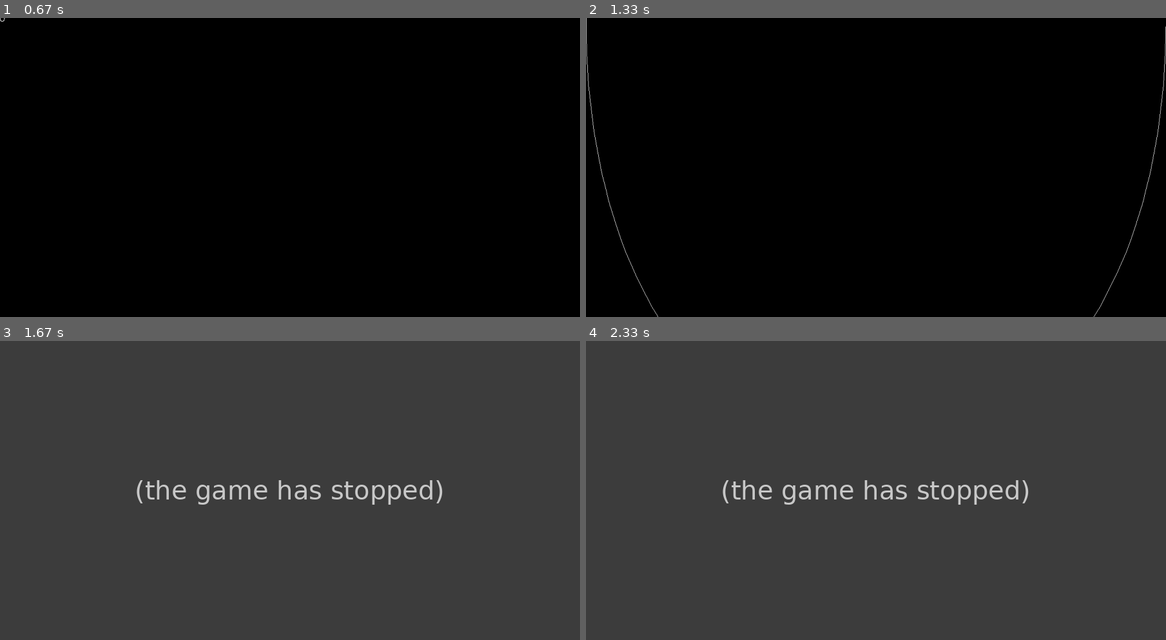
Above: before the commit, frames 1-4 (two rows, left to right).
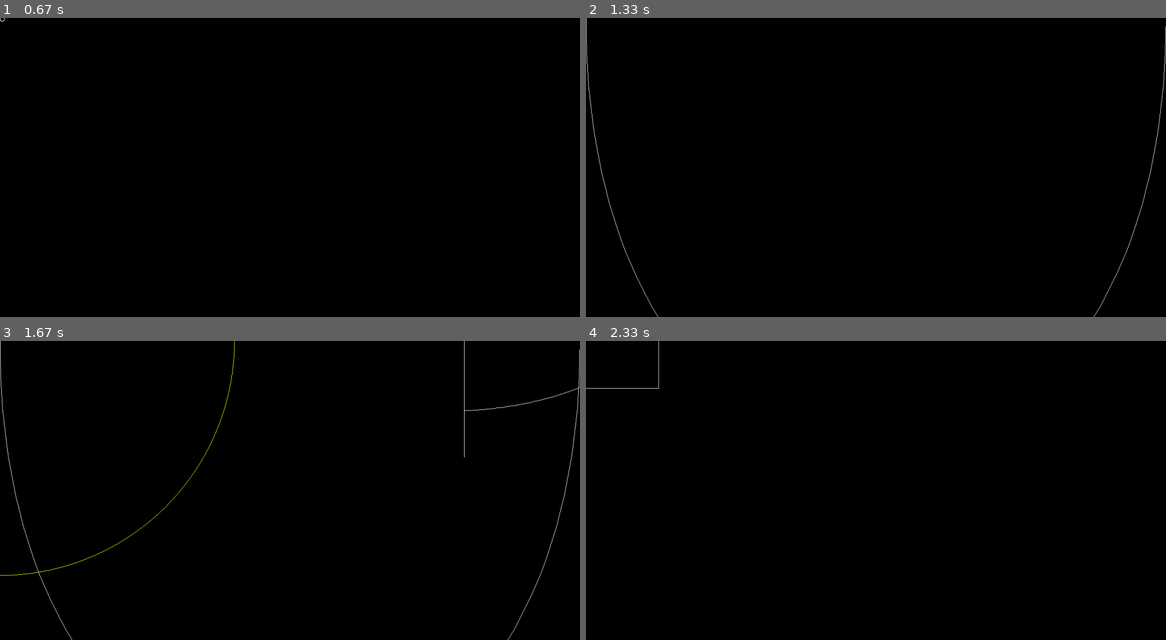
Above: after the commit, the same moments.

Repository: neuralmax/pyGameCad
Game: pygame game, started from pyGameCad.py
Same seed, same stepped clock (60 frames per second), same inputs: the game is played once before the commit and once after it.
Inputs:
- Up to frame 1 (0.67 s): tap B at 0.33 s
- Up to frame 2 (1.33 s): tap Z at 0.67 s; tap G at 1 s
- Up to frame 3 (1.67 s): tap P at 1.33 s
- Up to frame 4 (2.33 s): tap C at 1.67 s; tap Z at 2 s

Frames 1-2 are identical in both runs. In frame 3, 100% of the frame differs, in the area x 0-100%, y 0-100%; in frame 4, 100%.
Error before the commit: KeyError: 'bezier' (cgi.py line 26); the game stopped at 1.33 s (later frames are placeholders)

Commit message:
Added key generation function

Diff:
--- a/cgi.py
+++ b/cgi.py
@@ -21,7 +21,7 @@
 			for line in cgi.data['line']:
 				outfile.write('"'+LineString(line).wkt+'"\n')
 	def addEntity(self,oType,dat):
-		if self.debug:print('cgi.addEntity',self.data)
+		if self.debug:print('cgi.addEntity',self.data,oType)
 		self.data[self.curLayer][oType].append(dat)
 		self.selection[self.curLayer][oType].append(False)
 	def createLayer(self,lName,color,m4=1000,power=80):
@@ -49,6 +49,7 @@
 				if self.debug:print('cgi.add.otype',oType)
 				if not oType in self.data[layer].keys():
 					self.data[layer][oType]=[]
+					self.selection[layer][oType]=[]
 				for dat in other.data[layer][oType]:
 					if self.debug:print('cgi.add.dat',dat)
 					self.addEntity(oType,dat)
--- a/line.py
+++ b/line.py
@@ -11,7 +11,7 @@
 		#self.selection={'0':{'lines':[]}}
 		self.prime(cgi)
 		keys['l']=self.name
-		self.debug=False
+		self.debug=True
 	def prime(self,cgi):
 		for layer in cgi.data.keys():
 			cgi.data[layer]['line']=[]
@@ -40,6 +40,7 @@
 	def generate(self,pnta,pntb,cgi=False):
 		if not cgi:
 			cgi=CGI()
+		if self.debug:print('generate (o)',cgi.data)
 		cgi.addEntity('line',[pnta,pntb])
 		if self.debug:print('generate (o)(o)',cgi.data)
 		return cgi
--- a/parametric.py
+++ b/parametric.py
@@ -32,7 +32,7 @@
 			for oType in cgi.data[layer].keys():
 				for i,dat in enumerate(cgi.data[layer][oType]):
 					cgi.data[layer][oType][i]=self.plugins[oType].rotate(dat,ang)
-	def square(self,pnt,center=False):
+	def square(self,pnt,center=False,layerName='0'):
 		tx,ty=pnt
 		if center:
 			sx=-tx/2
@@ -45,15 +45,23 @@
 			fx=tx
 			fy=ty
 		cgisq=CGI()
-		cgitl=CGI()
+		if layerName!='0':cgisq.createLayer(layerName,(255,255,0))
 		line=Line(cgisq,{})
-		cgitl=line.generate((sx,sy),(sx,fy))
-		cgisq=cgisq+cgitl
-		cgitl=line.generate((sx,sy),(fx,sy))
-		cgisq=cgisq+cgitl
-		cgitl=line.generate((sx,fy),(fx,fy))
-		cgisq=cgisq+cgitl
-		cgitl=line.generate((fx,sy),(fx,fy))
+		cgitl=CGI()
+		if layerName!='0':cgitl.createLayer(layerName,(255,255,0))
+		cgitl=line.generate((sx,sy),(sx,fy),cgitl)
+		cgisq=cgisq+cgitl
+		cgitl=CGI()
+		if layerName!='0':cgitl.createLayer(layerName,(255,255,0))
+		cgitl=line.generate((sx,sy),(fx,sy),cgitl)
+		cgisq=cgisq+cgitl
+		cgitl=CGI()
+		if layerName!='0':cgitl.createLayer(layerName,(255,255,0))
+		cgitl=line.generate((sx,fy),(fx,fy),cgitl)
+		cgisq=cgisq+cgitl
+		cgitl=CGI()
+		if layerName!='0':cgitl.createLayer(layerName,(255,255,0))
+		cgitl=line.generate((fx,sy),(fx,fy),cgitl)
 		cgisq=cgisq+cgitl
 		return cgisq
 	def demoTexInLine(self,cgi):
@@ -76,6 +84,8 @@
 		if self.debug:print('parametric.demoTextOnCurve.step r s',step,r,s)
 		if top:
 			r=-r
+		else:
+			step=-step
 		for i,ch in enumerate(text):
 			if self.debug:print('parametric.demoTextOnCurve.i',i,ch)
 			cgit=CGI()
@@ -104,10 +114,10 @@
 		cgit=line.generate((-5,fy),(fx,fy),cgit)
 		cgi=cgi+cgit
 		cgit=CGI()
+		cgit=CGI()
 		cgit=line.generate((fx,-5),(fx,fy),cgit)
 		cgi=cgi+cgit
 		for i in range(10):
-			cgit=CGI()
 			line=Line(cgit,{})
 			cgit.createLayer(str(i+1),(i*25,0,255-i*25),10+i*10,10)
 			#cgit.createLayer(str(i+1),(i*25,0,255-i*25),i*1,10)
@@ -168,25 +178,53 @@
 			if self.debug:print('parametric.demoHoleSizeTest.cgit',cgit)
 			cgi=cgi+cgit
 			cgis=self.square([1,4],center=True)
-			self.move(cgis,[5.5+4,10*i])
+			self.move(cgis,[5+4,10*i])
 			cgi=cgi+cgis
-	def demoKeyTest(self,cgi,text):
-		cgit=self.square([30,30],center=True)
-		cgi=cgi+cgit
-		cgit=CGI()
+	def demoKeyTest(self,cgi,text,textt,textb,textl,textr):
 		font=Font(cgi,{})
 		line=Line(cgi,{})
+		cgit=CGI()
+		cgit=self.square([30,30],center=True)
+		cgi=cgi+cgit
+		cgit=CGI()
 		cgit.createLayer('1',(255,255,0))
 		circle=Circle(cgit,{})
 		cgit=circle.generate([0,0],8.1/2,cgit)
+		cgi=cgi+cgit
+
+		cgis=self.square([1,4],center=True,layerName='1')
+		self.move(cgis,[5+4,0])
+		self.rotate(cgis,90)
+		cgi=cgi+cgis
+
+		cgit=CGI()
 		cgit.createLayer('3',(0,255,0),50,10)#engrave
-		cgit=CGI()
-		cgit=self.textOnCurve(cgit,'enterthematrix',2,15,True)
-		cgi=cgi+cgit
-		cgit=CGI()
-		cgit=self.textOnCurve(cgit,'1235456',2,18,True)
-		cgi=cgi+cgit
-
+		cgit=self.textOnCurve(cgit,text,2,8,True)
+		cgi=cgi+cgit
+		cgit=CGI()
+		cgit=self.textOnCurve(cgit,textt,2,11,True)
+		cgi=cgi+cgit
+		cgit=CGI()
+		cgit=self.textOnCurve(cgit,textb,2,11,False)
+		cgi=cgi+cgit
+
+		cgit=CGI()
+		font=Font(cgit,{})
+		line=Line(cgit,{})
+		cgit=font.generate(textl)
+		self.move(cgit,[-50,-50])
+		self.scale(cgit,0.01*4)
+		self.move(cgit,[-10,0])
+		cgi=cgi+cgit
+
+		cgit=CGI()
+		font=Font(cgit,{})
+		line=Line(cgit,{})
+		cgit=font.generate(textr)
+		self.move(cgit,[-50,-50])
+		self.scale(cgit,0.01*4)
+		self.move(cgit,[10,0])
+		cgi=cgi+cgit
 
 	def event(self,pg,cgi,event,state,layer):
 		cmdMsg=''
@@ -202,7 +240,7 @@
 			#self.textOnCurve(cgi,'enterthematrix',2,15,True)
 			#self.textOnCurve(cgi,'1235456',2,18,True)
 			#demoTextOnCurve(self,cgi,text,s,r,top):
-			self.demoKeyTest(cgi,'enter')
+			self.demoKeyTest(cgi,'top','toptop','bottom','l','r')#cgi,text,textt,textb,textl,textr)
 
 
 			#cgi.addEntity(layer,'line',[[0,0],[0,10]])
